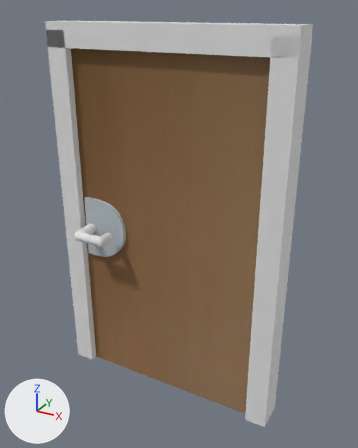
One commit to the Blender file modeles/Items/Porte.blend: the scene before it, then after it.
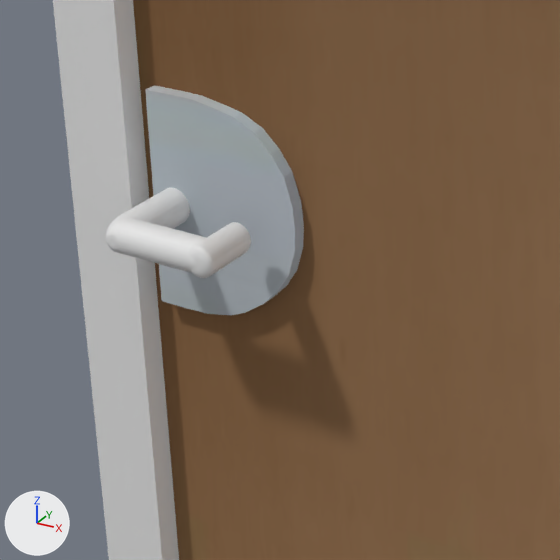
Each version appears first whole from a 50 mm camera at (1.952, -3.373, 1.821) aimed at (0.063, 0.061, 0.104), and next in a close-up on the part from 13% to 54% of the width and 39% to 72% of the height. Every picture has the same lights, and +X, +Y and +Z are marked at lower left.

Script lines for the objects in view, before the commit:
```python
me_cube_002 = bpy.data.meshes.new('Cube.002')
me_cube_002.from_pydata(...)  # a box spanning x -0.13..0.13, y -0.01..0.01, z -1.62..1.62, material slot 0; a box spanning x -2.81..-2.55, y -0.01..0.01, z -1.62..1.62, material slot 1; a box spanning x -2.81..0.13, y -0.01..0.01, z 1.49..1.68, material slot 2
me_cube_002.materials.append(mat_p_b_001)  # white #e7e7e7
me_cube_002.materials.append(mat_p_b)  # white #e7e7e7
me_cube_002.materials.append(mat_p_b_002)  # white #e7e7e7
me_cube_003 = bpy.data.meshes.new('Cube.003')
me_cube_003.from_pydata(...)  # a box spanning x -0.91..0.91, y -0.13..0.13, z -0.31..0.31
me_cube_003.materials.append(mat_planche)  # picture img_porte_1_jpg
me_cylindre_006 = bpy.data.meshes.new('Cylindre.006')
me_cylindre_006.from_pydata(...)  # 2144 vertices, 1994 faces; spans x -0.37..0.37, y -2.48..0.32, z -1.35..8.98
ob_contour = bpy.data.objects.new('Contour', me_cube_002)
ob_contour.location = (0.937, 0.002, 0.041)
ob_contour.scale = (0.706, 16.6, 0.993)
ob_planche = bpy.data.objects.new('Planche', me_cube_003)
ob_planche.location = (-0.01, 0.001, -0.025)
ob_planche.scale = (0.936, 0.544, 5.01)
ob_poignée = bpy.data.objects.new('Poignée', me_cylindre_006)
ob_poignée.location = (-0.516, 0.262, -0.047)
ob_poignée.rotation_euler = (-1.561, -1.564, 0.0)  # degrees (-89, -90, 0)
ob_poignée.scale = (0.126, 0.115, -0.067)
# also in view: 'Serrure' at (-0.613, 0.002, -0.04)
```
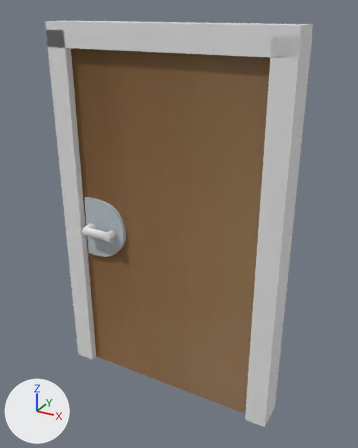
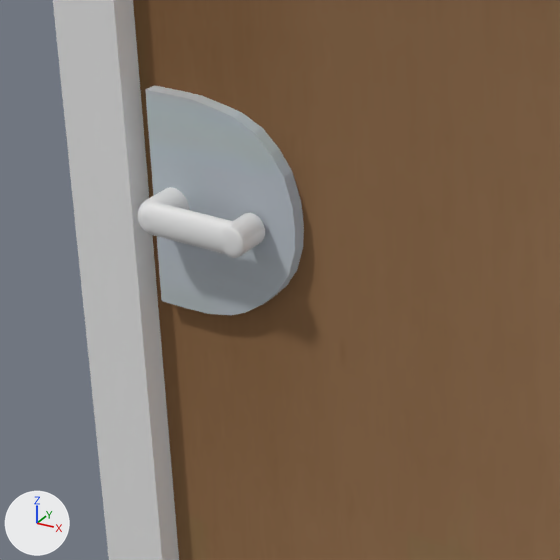
Pixel boxes [x1, y1, x2, y2] of what changed, in the close-ups (560 x 560 px):
```json
{"object": "Poignée", "change": "moved, rescaled", "before": [106, 187, 251, 278], "after": [138, 187, 265, 258]}
```

Scene script edits in JSON lines:
```json
{"op": "set", "path": "ob_poignée.location", "old": "(-0.516, 0.262, -0.047)", "new": "(-0.516, 0.14, -0.047)"}
{"op": "set", "path": "ob_poignée.scale", "old": "(0.126, 0.115, -0.067)", "new": "(0.126, 0.115, -0.0394)"}
```
